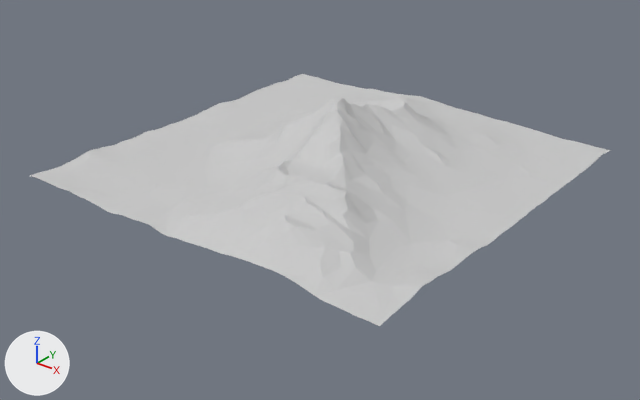
Renders of the FBX model Age_MACE/Assets/DevsTestFolder/Felipe/TestPrefabs/Mountain_LP.fbx from each side of a commit.
Before and after are seen from a 50 mm lens placed at (593.0, -759.0, 374.0), pointed at (14.0, -35.0, -74.0). Arrows for +X, +Y and +Z are at lower left; the lights stay in place. Where no turn or scale is listed for an object, it has been applied to the vertices.

Script lines for the objects in view, before the commit:
```python
me_mesh = bpy.data.meshes.new('Mesh')
me_mesh.from_pydata(...)  # 1000 vertices, 1571 faces; spans x -244.0..244.0, y -244.0..244.0, z -46.0..45.0
me_mesh.materials.append(mat_free_mountain)  # light grey #cacaca
ob_free_mountain_lp = bpy.data.objects.new('Free_Mountain_LP', me_mesh)
ob_free_mountain_lp.location = (0.0, 0.0, 0.0)
```
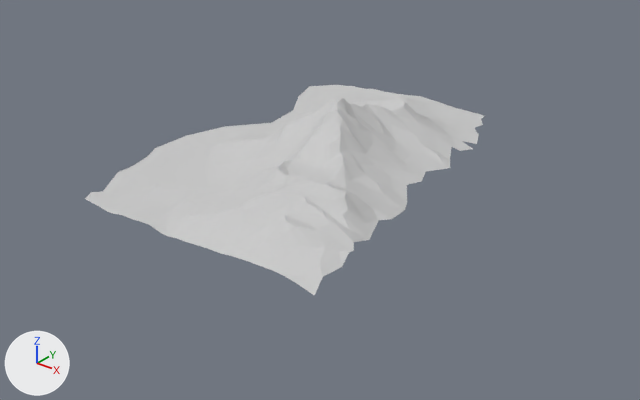
What changed in the scene script:
```text
Change me_mesh:
    used by ob_free_mountain_lp; location = (0.0, 0.0, 0.0)
    remove me_mesh.from_pydata(...)  # 1000 vertices, 1571 faces; spans x -244.0..244.0, y -244.0..244.0, z -46.0..45.0
    add me_mesh.from_pydata(...)  # 586 vertices, 1013 faces; spans x -196.0..175.0, y -244.0..244.0, z -45.0..45.0
    me_mesh part 1: 224 vertices removed from x 75.0..244.0, y -244.0..244.0, z -44.0..-28.0
    me_mesh part 2: 190 vertices removed from x -244.0..-149.0, y -244.0..244.0, z -46.0..-39.0
```

Location of each change, (x1, y1, x2, y2) in pixels of the pictures (640 x 400 px):
'Free_Mountain_LP', reshaped (31% narrower, 17% shorter)
    before: (30, 74, 611, 326)
    after: (85, 85, 484, 295)
part 1 of me_mesh, deleted
    before: (314, 116, 611, 326)
part 2 of me_mesh, deleted
    before: (30, 74, 350, 199)
